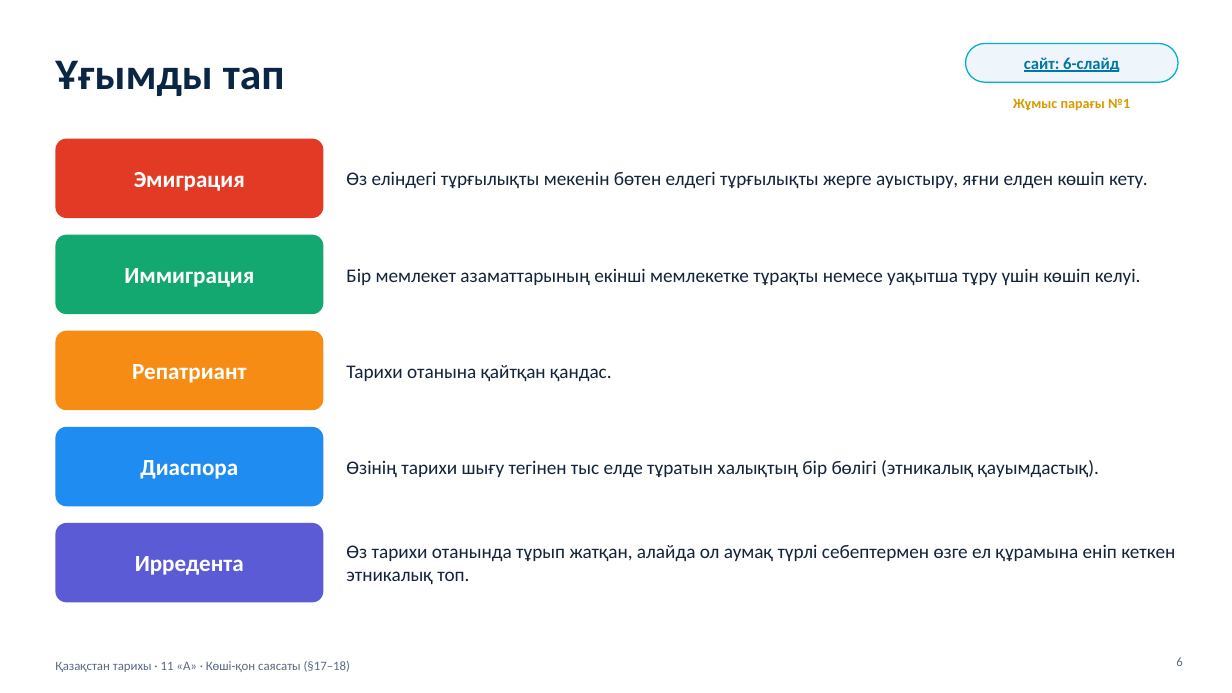
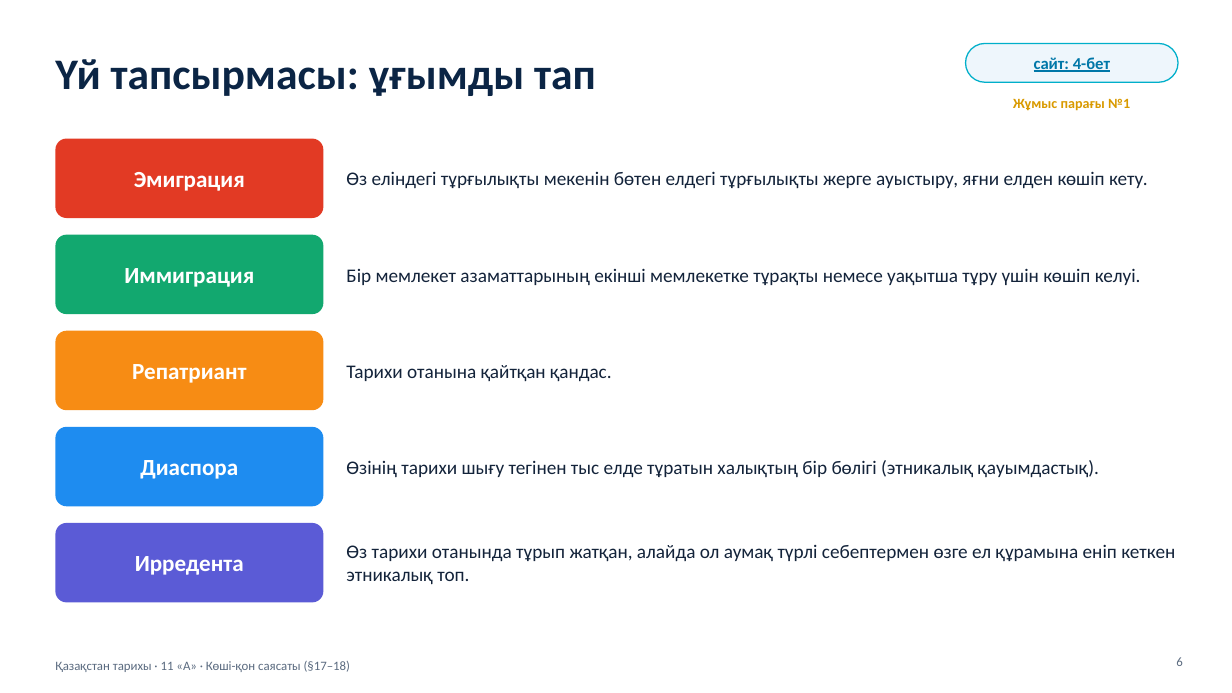
Before and after one commit to makpalkubantova-arch/koshkonkznatfrikh, a slide deck: slide 6 of materialdar/2-Prezentaciya-Koshi-qon-sayasaty.pptx. Drawn at 1232x693 pixels with LibreOffice and Linux fonts; fonts in the diff are those of the drawing. Boxes give left, top, right and bottom in pixels: in the first picture for what was removed or moved away, otherwise in the second. Text is boxed around its words. In the diff, an @@ line names an element or a change of style, - is before the commit and + after.

```diff
--- a/materialdar/2-Prezentaciya-Koshi-qon-sayasaty.pptx
+++ b/materialdar/2-Prezentaciya-Koshi-qon-sayasaty.pptx
@@ title at bbox=[55, 59, 596, 96]: text changed @@
-Ұғымды тап
+Үй тапсырмасы: ұғымды тап
@@ text in rounded rectangle at bbox=[1034, 57, 1110, 72]: text changed @@
-сайт: 6-слайд
+сайт: 4-бет
```
Also in this commit, not shown: 9 other slides changed, 3 slides added, 6 slides removed, 23 other files.
